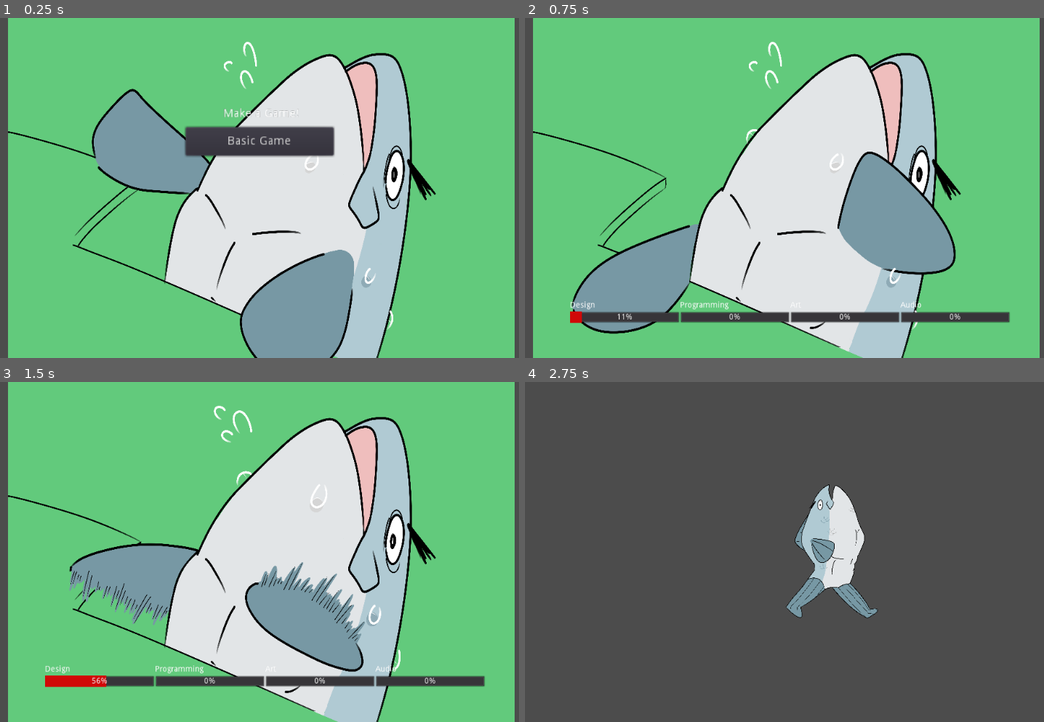
Above: before the commit, frames 1-4 (two rows, left to right).
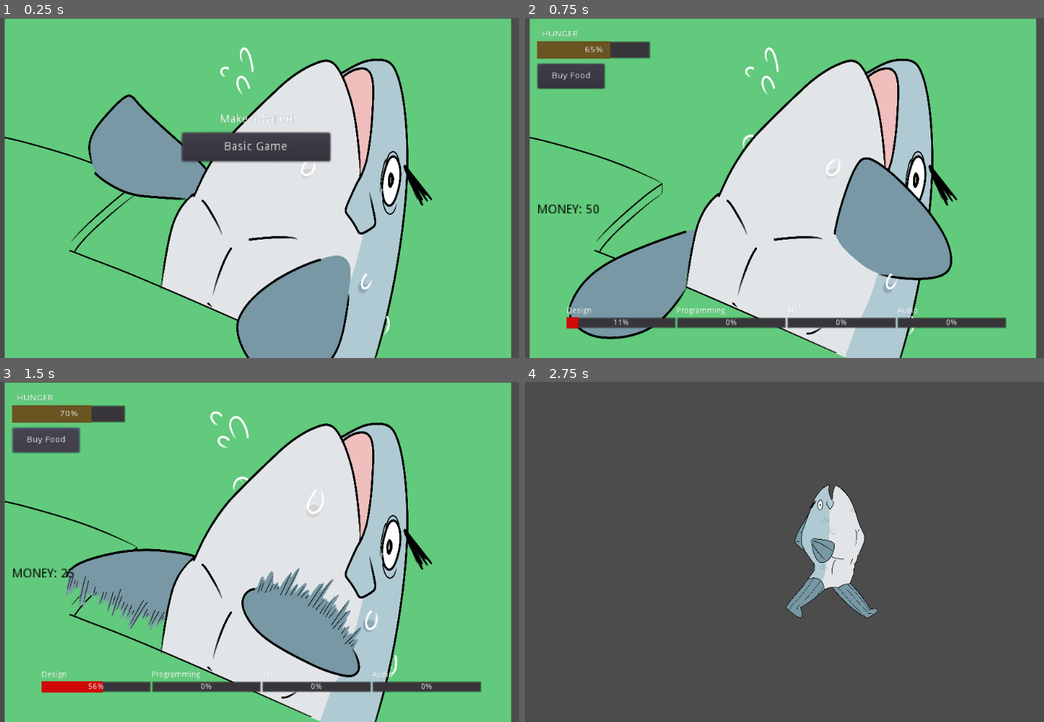
Above: after the commit, the same moments.

Repository: ChrisGoKim/Hokey-Pokey
Game: Godot game, scene res://MainScene.tscn
Same seed, same stepped clock (60 frames per second), same inputs: the game is played once before the commit and once after it.
Inputs (mouse positions are in pixels of both pictures, inside the frame that each line leads up to):
- Up to frame 1 (0.25 s): no input
- Up to frame 2 (0.75 s): click "Basic Game" at 0.5 s
- Up to frame 3 (1.5 s): click (46, 439) at 1.25 s, where only the run after the commit has a clickable "Buy Food"
- Up to frame 4 (2.75 s): hold Right (ui_right) from 2.03 s (still down); tap P (progress_work) at 2.1 s

The runs differ from the first frame. In frame 1, 11% of the frame differs, in the area x 0-100%, y 0-100%; in frame 2, 15%; in frame 3, 16%; in frame 4, nothing differs.

Commit message:
Implemented hunger and money. Began working on stat labels

Diff:
--- a/Fish.gd
+++ b/Fish.gd
@@ -12,6 +12,8 @@
 
 var isPlayingMiniGame = false
 
+var money = 50
+
 var anim = ""
 var moving = false
 var animPlaying = false
@@ -24,6 +26,8 @@
 	$ProgressBars.hide()
 	$"Upgrade UI".hide()
 	$"Creation UI".show()
+	$"Money UI".hide()
+	$"Stats UI".hide()
 	pass
 
 func _process(delta):
@@ -32,6 +36,7 @@
 	$Anim.playback_speed = movement_speed
 	if isCreating == true:
 		addProgress(state)
+		decreasingHunger()
 		if not animPlaying:
 			$Anim.play("Main")
 			animPlaying = true
@@ -39,6 +44,9 @@
 	if not isCreating:
 		$Anim.stop()
 		animPlaying = false
+
+	updateStatLabels()
+	pass
 
 ##ALL FUNCTIONALITY FOR UPGRADES
 func boostStat(var num):
@@ -118,7 +126,9 @@
 	if $"ProgressBars/Audio Bar".value >= 100:
 		stats[1] += 2
 		$"Upgrade UI".show()
+		$"Money UI".hide()
 		resetBar()
+
 	pass # replace with function body
 
 func resetBar():
@@ -140,9 +150,56 @@
 	isCreating = true
 	pass
 
+
+
+
+
+
+
+
 #Game Menu
 func _on_Basic_Game_pressed():
 	$"Creation UI".hide()
 	$ProgressBars.show()
+	$"Money UI".show()
+	$"Stats UI".show()
 	isCreating = true
 	pass # replace with function body
+
+
+func updateStatLabels():
+	$"Stats UI/MoneyLabel".text = ("Money: %d" % money)
+	pass
+
+
+
+
+
+
+
+#Hunger and Food
+func decreasingHunger():
+	$"Money UI/Hunger Bar".value -= .01
+	pass
+
+
+func _on_Buy_Food_pressed():
+	if money >= 25:
+		money -= 25
+		$"Money UI/Hunger Bar".value += 5
+
+	pass # replace with function body
+
+func giveRandomMoney(var num):
+	if num == 0:#this is a basic game
+		money += 15*(randi()%10+1)
+	elif num == 1:
+		money += 20*(randi()%15+1)
+	pass
+
+
+func _on_Hunger_Bar_value_changed(value):
+	if $"Money UI/Hunger Bar".value <= 0:
+		get_tree().quit()
+
+	pass # replace with function body
--- a/Fish.tscn
+++ b/Fish.tscn
@@ -158,7 +158,35 @@
 anti_aliasing = true
 anti_aliasing_size = 1
 
-[node name="Fish" type="Node2D"]
+[sub_resource type="StyleBoxFlat" id=7]
+
+content_margin_left = -1.0
+content_margin_right = -1.0
+content_margin_top = -1.0
+content_margin_bottom = -1.0
+bg_color = Color( 0.417969, 0.333145, 0.132248, 1 )
+draw_center = true
+border_width_left = 0
+border_width_top = 0
+border_width_right = 0
+border_width_bottom = 0
+border_color = Color( 0.8, 0.8, 0.8, 1 )
+border_blend = false
+corner_radius_top_left = 0
+corner_radius_top_right = 0
+corner_radius_bottom_right = 0
+corner_radius_bottom_left = 0
+corner_detail = 8
+expand_margin_left = 0.0
+expand_margin_right = 0.0
+expand_margin_top = 0.0
+expand_margin_bottom = 0.0
+shadow_color = Color( 0, 0, 0, 0.6 )
+shadow_size = 0
+anti_aliasing = true
+anti_aliasing_size = 1
+
+[node name="Fish" type="Node2D" index="0"]
 
 script = ExtResource( 1 )
 _sections_unfolded = [ "Transform" ]
@@ -393,6 +421,8 @@
 
 [node name="ProgressBars" type="Node2D" parent="." index="5"]
 
+editor/display_folded = true
+
 [node name="DesignBar" type="ProgressBar" parent="ProgressBars" index="0"]
 
 editor/display_folded = true
@@ -585,10 +615,112 @@
 max_lines_visible = -1
 _sections_unfolded = [ "Size Flags" ]
 
-[node name="Stats UI" type="Node2D" parent="." index="6"]
-
-position = Vector2( -408.749, -70.2499 )
-scale = Vector2( 1.07031, 3.61718 )
+[node name="Money UI" type="Node2D" parent="." index="6"]
+
+position = Vector2( -416.589, 165.249 )
+scale = Vector2( 1.16367, 1.00782 )
+
+[node name="Buy Food" type="Button" parent="Money UI" index="0"]
+
+anchor_left = 0.0
+anchor_top = 0.0
+anchor_right = 0.0
+anchor_bottom = 0.0
+margin_left = -13.0
+margin_top = -389.0
+margin_right = 88.0
+margin_bottom = -346.0
+rect_pivot_offset = Vector2( 0, 0 )
+rect_clip_content = false
+focus_mode = 2
+mouse_filter = 0
+mouse_default_cursor_shape = 0
+size_flags_horizontal = 1
+size_flags_vertical = 1
+toggle_mode = false
+enabled_focus_mode = 2
+shortcut = null
+group = null
+text = "Buy Food"
+flat = false
+align = 1
+
+[node name="Hunger Bar" type="ProgressBar" parent="Money UI" index="1"]
+
+anchor_left = 0.0
+anchor_top = 0.0
+anchor_right = 0.0
+anchor_bottom = 0.0
+margin_left = -14.0
+margin_top = -429.0
+margin_right = 158.0
+margin_bottom = -398.0
+rect_pivot_offset = Vector2( 0, 0 )
+rect_clip_content = false
+mouse_filter = 0
+mouse_default_cursor_shape = 0
+size_flags_horizontal = 1
+size_flags_vertical = 0
+custom_styles/fg = SubResource( 7 )
+min_value = 0.0
+max_value = 100.0
+step = 1.0
+page = 0.0
+value = 65.0
+exp_edit = false
+rounded = false
+percent_visible = true
+_sections_unfolded = [ "custom_styles" ]
+
+[node name="Name" type="Label" parent="Money UI" index="2"]
+
+anchor_left = 0.0
+anchor_top = 0.0
+anchor_right = 0.0
+anchor_bottom = 0.0
+margin_left = -7.0
+margin_top = -448.0
+margin_right = 50.0
+margin_bottom = -427.0
+rect_pivot_offset = Vector2( 0, 0 )
+rect_clip_content = false
+mouse_filter = 2
+mouse_default_cursor_shape = 0
+size_flags_horizontal = 1
+size_flags_vertical = 4
+text = "Hunger"
+uppercase = true
+percent_visible = 1.0
+lines_skipped = 0
+max_lines_visible = -1
+
+[node name="Stats UI" type="Node2D" parent="." index="7"]
+
+position = Vector2( -432.732, 5.41276 )
+scale = Vector2( 1.5506, 1.59451 )
+
+[node name="MoneyLabel" type="Label" parent="Stats UI" index="0"]
+
+modulate = Color( 0, 0, 0, 1 )
+anchor_left = 0.0
+anchor_top = 0.0
+anchor_right = 0.0
+anchor_bottom = 0.0
+margin_top = 9.0
+margin_right = 71.0
+margin_bottom = 23.0
+rect_pivot_offset = Vector2( 0, 0 )
+rect_clip_content = false
+mouse_filter = 2
+mouse_default_cursor_shape = 0
+size_flags_horizontal = 1
+size_flags_vertical = 4
+text = "Money: 10"
+uppercase = true
+percent_visible = 1.0
+lines_skipped = 0
+max_lines_visible = -1
+_sections_unfolded = [ "Visibility" ]
 
 [connection signal="pressed" from="Creation UI/Basic Game" to="." method="_on_Basic_Game_pressed"]
 
@@ -609,3 +741,7 @@
 [connection signal="value_changed" from="ProgressBars/Art Bar" to="." method="_on_Art_Bar_value_changed"]
 
 [connection signal="value_changed" from="ProgressBars/Audio Bar" to="." method="_on_Audio_Bar_value_changed"]
+
+[connection signal="pressed" from="Money UI/Buy Food" to="." method="_on_Buy_Food_pressed"]
+
+[connection signal="value_changed" from="Money UI/Hunger Bar" to="." method="_on_Hunger_Bar_value_changed"]
--- a/MainScene.tscn
+++ b/MainScene.tscn
@@ -10,7 +10,7 @@
 
 [node name="Fish" parent="." index="0" instance=ExtResource( 2 )]
 
-position = Vector2( 513.986, 298.036 )
+position = Vector2( 507.835, 307.87 )
 _sections_unfolded = [ "Material", "Transform", "Visibility" ]
 
 [node name="Mini_Game1" parent="." index="1" instance=ExtResource( 3 )]
--- a/MovingFish.tscn
+++ b/MovingFish.tscn
@@ -52,7 +52,7 @@
 "speed": 5.0
 } ]
 
-[node name="MovingFish" type="Node2D" index="0"]
+[node name="MovingFish" type="Node2D"]
 
 script = ExtResource( 1 )
 
Not shown: 1 places in Fish.tscn that only renumber resources
